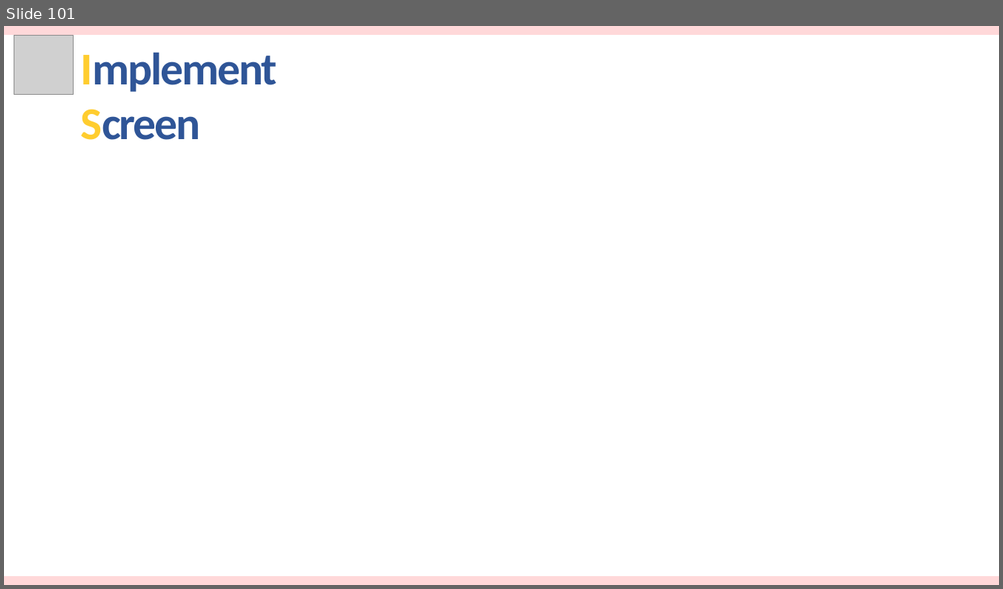
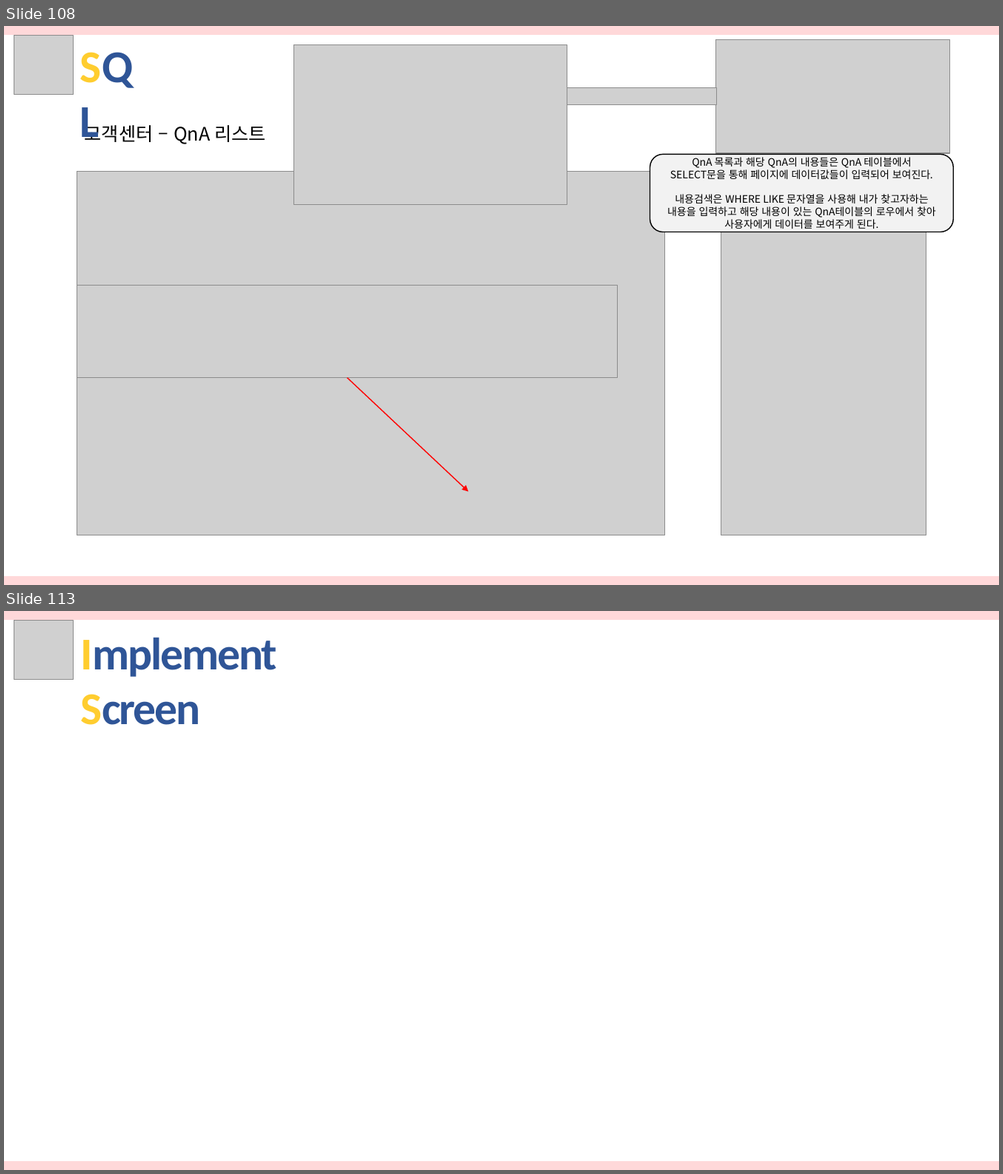
Before and after one commit to hhsw07/ezen-academy-projects, a slide deck: 발표자료/3차/반려동물관리서비스.pptx. Shown one above the other, each under a label of ours: slide 101 before the commit, slides 108 and 113 after it; the slides between them are not shown. The pictures are 1003x589 and 1003x1174 pixels, drawn with LibreOffice and Linux fonts; fonts in the diff are those of the drawing; grey boxes stand for pictures. Boxes give left, top, right and bottom in pixels: in the first picture for what was removed or moved away, otherwise in the second. Text is boxed around its words. In the diff, an @@ line names an element or a change of style, - is before the commit and + after.

```diff
--- a/발표자료/3차/반려동물관리서비스.pptx
+++ b/발표자료/3차/반려동물관리서비스.pptx
@@ slide 108 added at box(4, 26, 999, 585), background #FFFFFF @@
@@ rectangle added at box(4, 26, 999, 35), fill #FFD8D9 @@
@@ picture added at box(14, 36, 74, 95) @@
@@ text added at box(73, 33, 156, 96), 44 pt, text #2F5597, bold @@
+SQL
@@ picture added at box(293, 44, 567, 205) @@
@@ picture added at box(716, 40, 950, 153) @@
@@ picture added at box(565, 88, 717, 105) @@
@@ text added at box(85, 121, 266, 144), 18 pt, text #000000 @@
+고객센터 – QnA 리스트
@@ rounded rectangle added at box(650, 154, 953, 232), fill #F2F2F2, outline #000000 1 pt, 10 pt, text #000000 @@
+QnA 목록과 해당 QnA의 내용들은 QnA 테이블에서
+SELECT문을 통해 페이지에 데이터값들이 입력되어 보여진다.
+내용검색은 WHERE LIKE 문자열을 사용해 내가 찾고자하는 내용을 입력하고 해당 내용이 있는 QnA테이블의 로우에서 찾아 사용자에게 데이터를 보여주게 된다.
@@ picture added at box(77, 172, 664, 536) @@
@@ picture added at box(721, 172, 926, 536) @@
@@ picture added at box(77, 286, 617, 378) @@
@@ arrow added from (347, 378) to (468, 492), #FF0000 1 pt @@
@@ rectangle added at box(4, 577, 999, 585), fill #FFD8D9 @@
@@ what was slide 101 is now slide 113 @@
```
Also in this commit, not shown: 11 other slides added.
